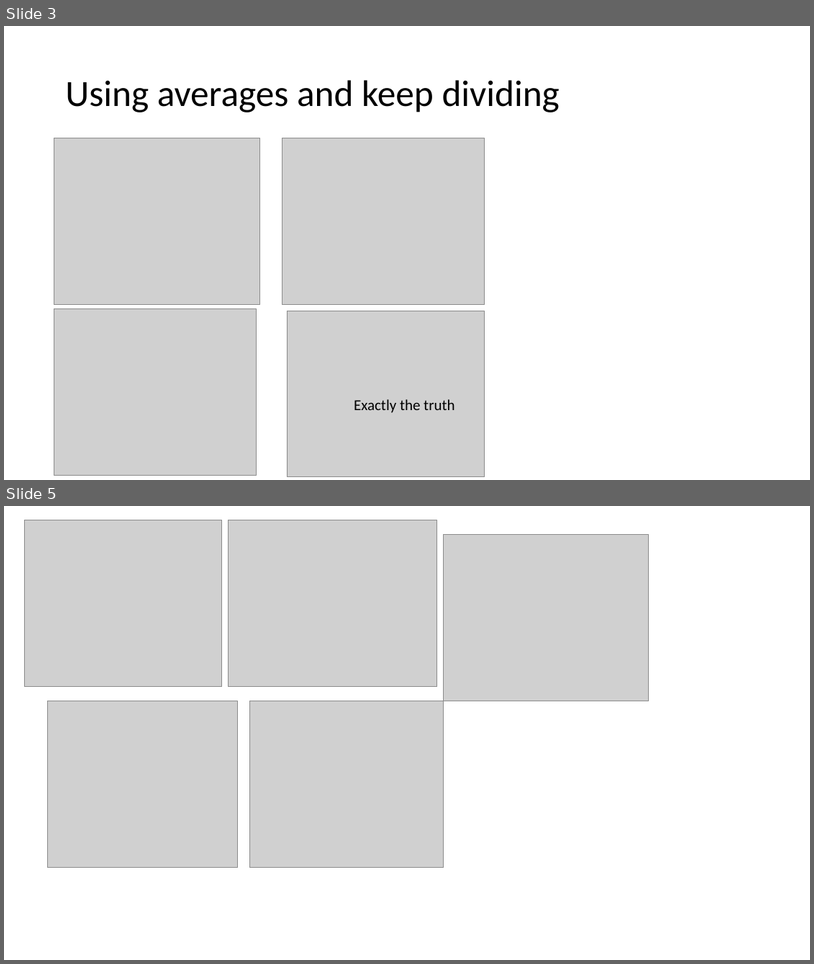
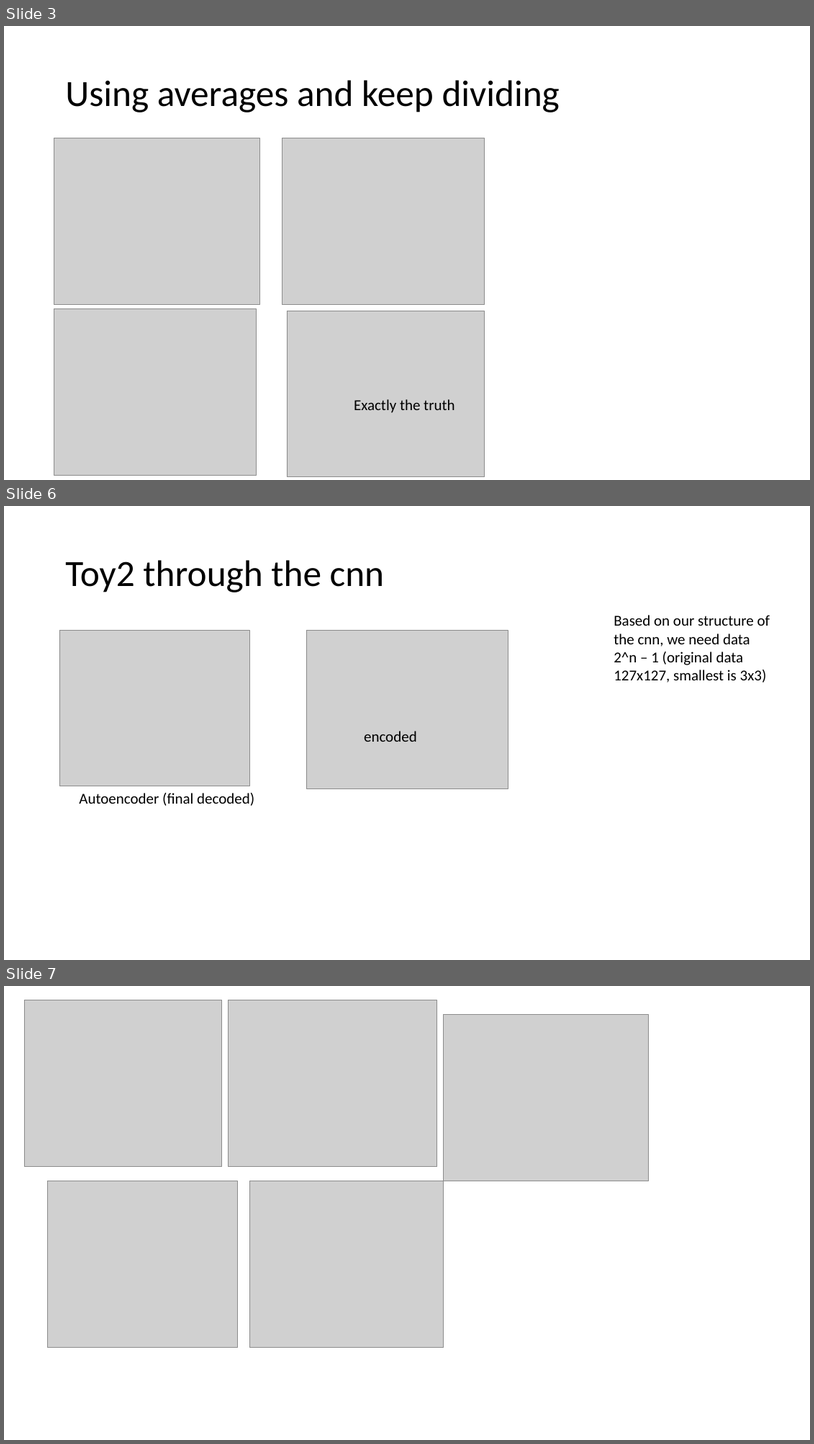
Before and after one commit to KatieJ16/Time_Space_multiscale, a slide deck: notes/Oct_26_averaging_and_toy2.pptx. Shown one above the other, each under a label of ours: slides 3 and 5 before the commit, slides 3, 6 and 7 after it; the slides between them are not shown. The pictures are 814x964 and 814x1444 pixels, drawn with LibreOffice and Linux fonts; fonts in the diff are those of the drawing; grey boxes stand for pictures. Boxes give left, top, right and bottom in pixels: in the first picture for what was removed or moved away, otherwise in the second. Text is boxed around its words. In the diff, an @@ line names an element or a change of style, - is before the commit and + after.

```diff
--- a/notes/Oct_26_averaging_and_toy2.pptx
+++ b/notes/Oct_26_averaging_and_toy2.pptx
@@ slide 6 added at [4,506,810,960], background #FFFFFF @@
@@ title added at [65,560,385,592], 44 pt, text #000000 @@
+Toy2 through the cnn
@@ picture added at [59,630,250,786] @@
@@ picture added at [306,630,508,788] @@
@@ text added at [614,615,770,682], 18 pt, text #000000 @@
+Based on our structure of the cnn, we need data 2^n – 1 (original data 127x127, smallest is 3x3)
@@ text added at [364,731,417,741], 18 pt, text #000000 @@
+encoded
@@ text added at [79,793,255,806], 18 pt, text #000000 @@
+Autoencoder (final decoded)
@@ what was slide 5 is now slide 7 @@
```
Also in this commit, not shown: 1 slide changed, 1 other slide added.
